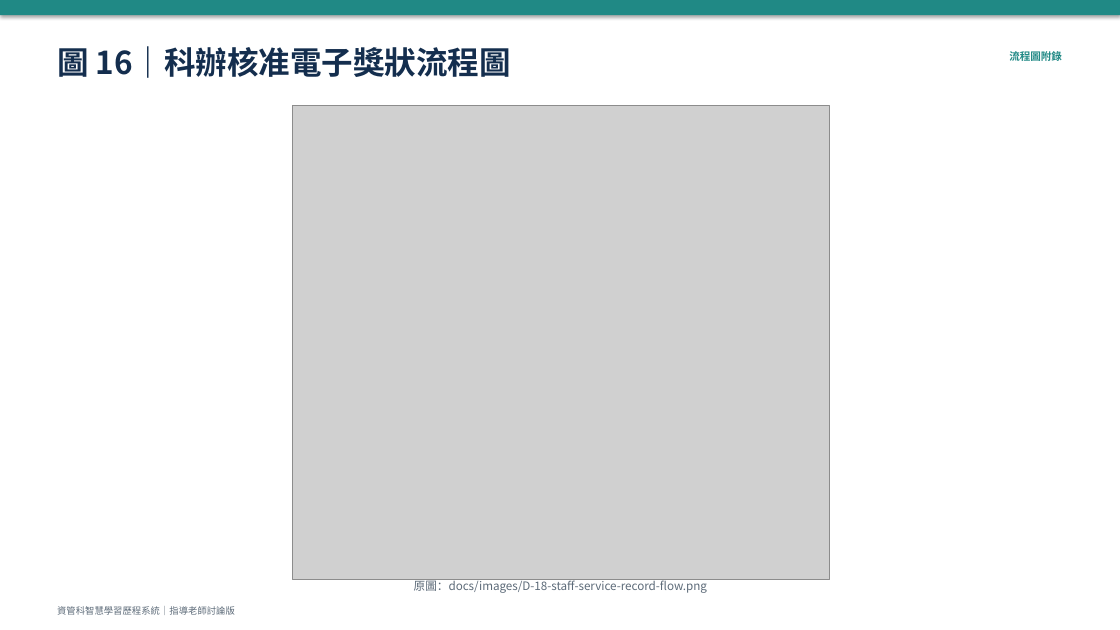
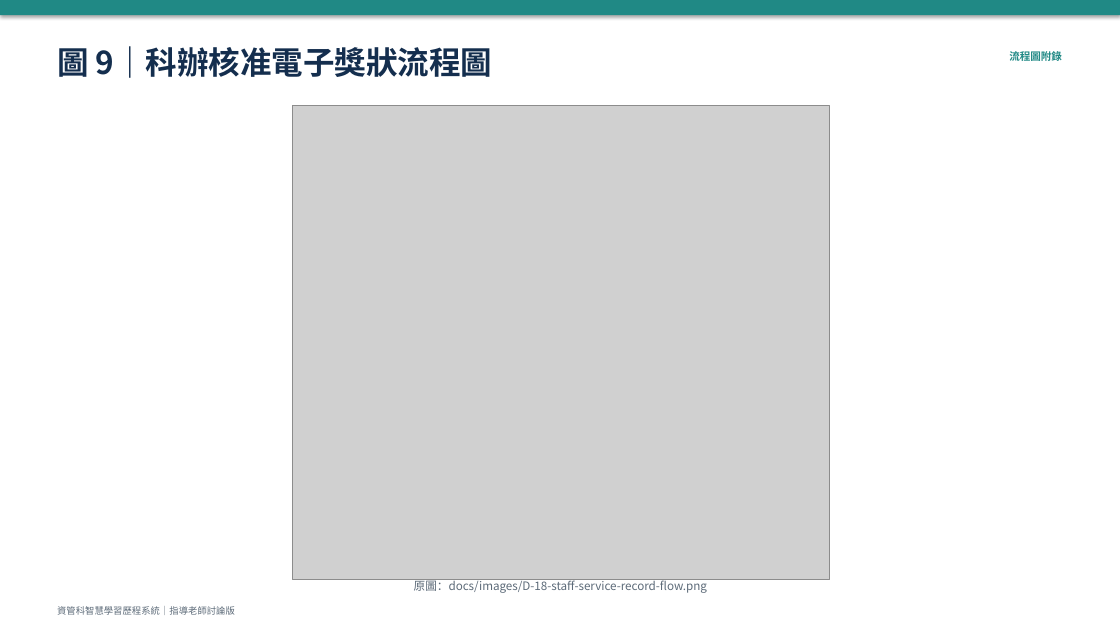
Before and after one commit to vujhdcusa/1028, a slide deck: slide 10 of docs/08_簡報/AI_流程圖彙整_2026-10-10.pptx (slide 17 before the commit). Drawn at 1120x630 pixels with LibreOffice and Linux fonts; fonts in the diff are those of the drawing; grey boxes stand for pictures. Boxes give left, top, right and bottom in pixels: in the first picture for what was removed or moved away, otherwise in the second. Text is boxed around its words. In the diff, an @@ line names an element or a change of style, - is before the commit and + after.

```diff
--- a/docs/08_簡報/AI_流程圖彙整_2026-10-10.pptx
+++ b/docs/08_簡報/AI_流程圖彙整_2026-10-10.pptx
@@ text at bbox=[57, 42, 493, 83]: text changed @@
-圖 16｜科辦核准電子獎狀流程圖
+圖 9｜科辦核准電子獎狀流程圖
```
Also in this commit, not shown: 17 other slides changed, 4 slides added, 56 other files.
